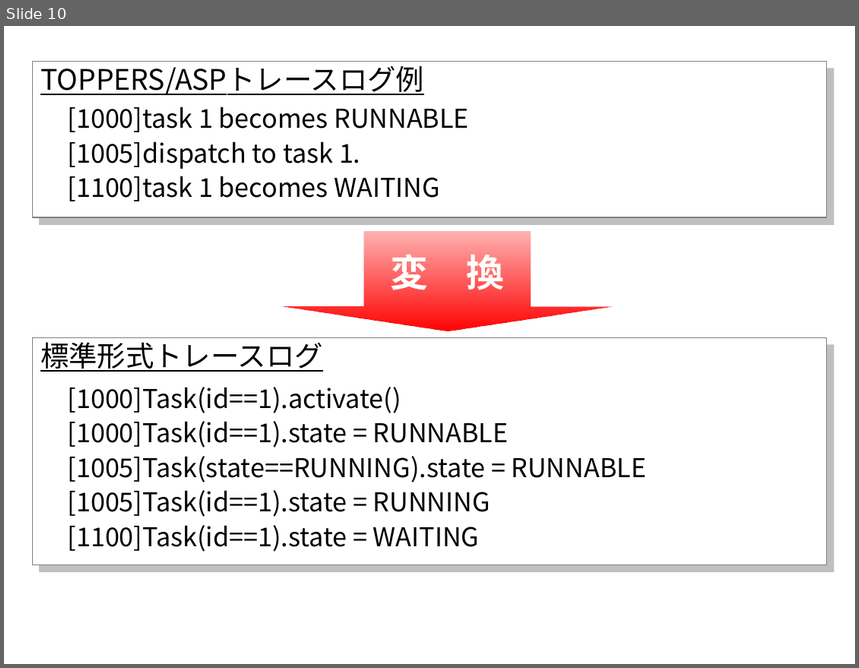
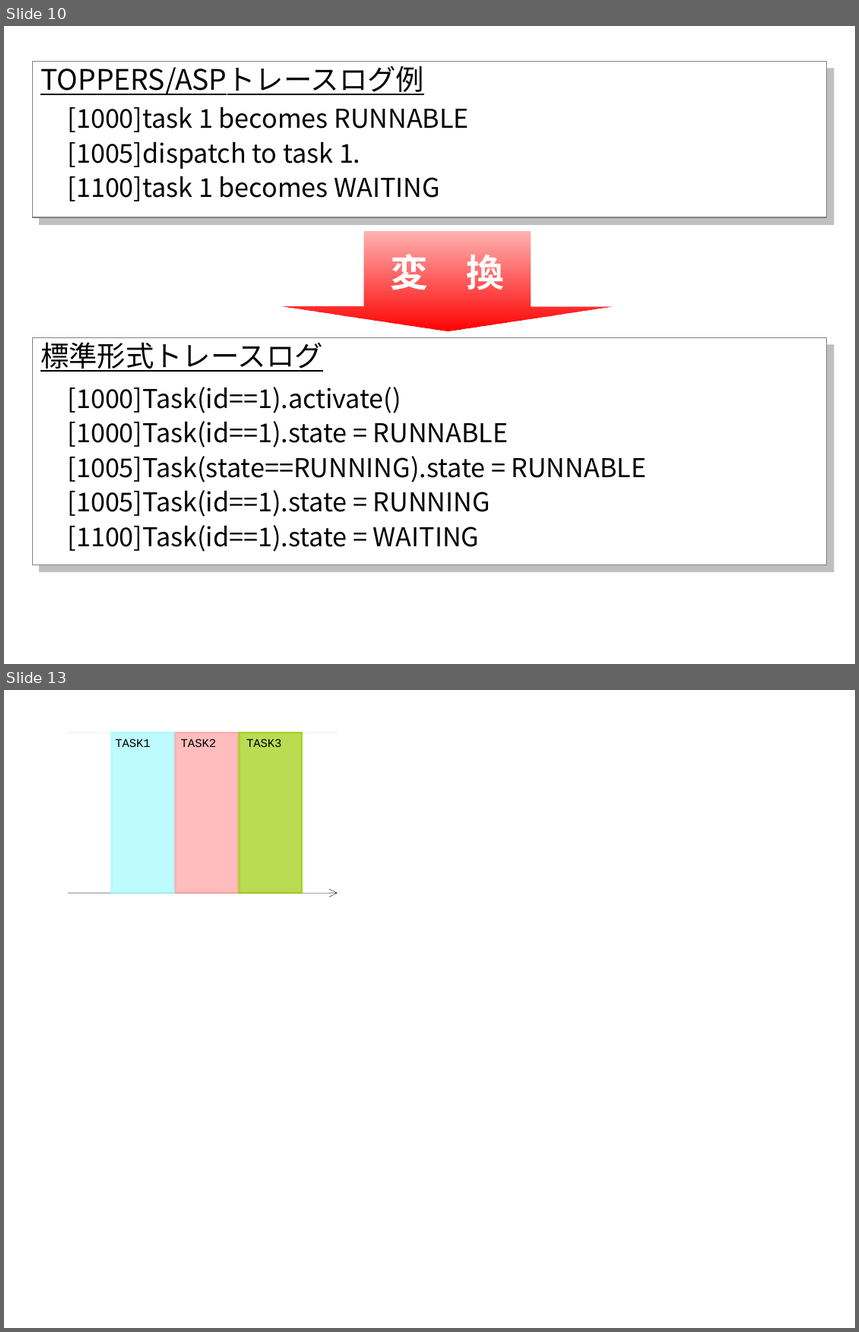
Before and after one commit to YixiaoLi/tlv4mc, a slide deck: doc/masterThesis/2008/goto/img/figures.ppt. Shown one above the other, each under a label of ours: slide 10 before the commit, slides 10 and 13 after it; the slides between them are not shown. The pictures are 859x668 and 859x1332 pixels, drawn with LibreOffice and Linux fonts; fonts in the diff are those of the drawing. Boxes give left, top, right and bottom in pixels: in the first picture for what was removed or moved away, otherwise in the second. Text is boxed around its words. In the diff, an @@ line names an element or a change of style, - is before the commit and + after.

```diff
--- a/doc/masterThesis/2008/goto/img/figures.ppt
+++ b/doc/masterThesis/2008/goto/img/figures.ppt
@@ slide 13 added at (4, 690, 855, 1328), background #FFFFFF @@
@@ line added from (68, 733) to (338, 733), #B2B2B2 0.26 pt @@
@@ rectangle added at (111, 733, 174, 894), fill #9FFAFF at 68% opacity, outline #9FFAFF 1.5 pt @@
@@ rectangle added at (175, 733, 238, 894), fill #FF9F9F at 68% opacity, outline #FF9F9F 1.5 pt @@
@@ rectangle added at (239, 733, 302, 894), fill #99CC00 at 68% opacity, outline #99CC00 1.5 pt @@
@@ text added at (115, 739, 151, 747), 10 pt, text #000000 @@
+TASK1
@@ text added at (181, 739, 217, 747), 10 pt, text #000000 @@
+TASK2
@@ text added at (246, 739, 282, 747), 10 pt, text #000000 @@
+TASK3
@@ arrow added from (68, 894) to (338, 894), #000000 0.26 pt @@
```
Also in this commit, not shown: 5 other slides added, 11 other files.
